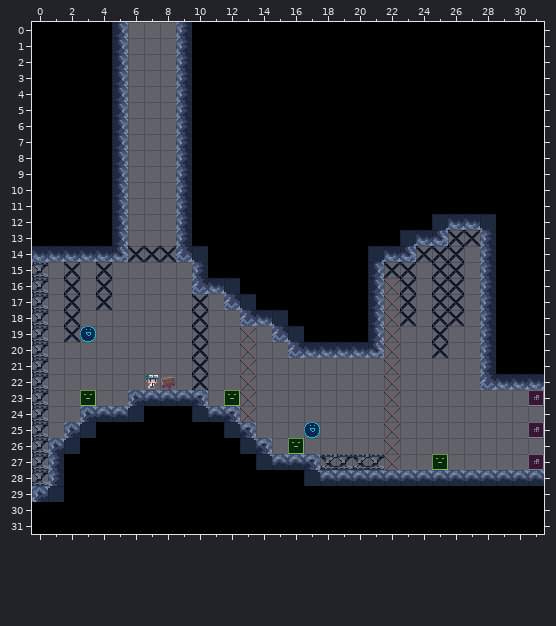
A Tiled map (JSON) gets an edit: src/resource/map/stage1.json. The picture above was drawn from the file before the commit.
Cells are 16x16 px. Shown: x 0..31, y 0..31.
The same view after the edit:
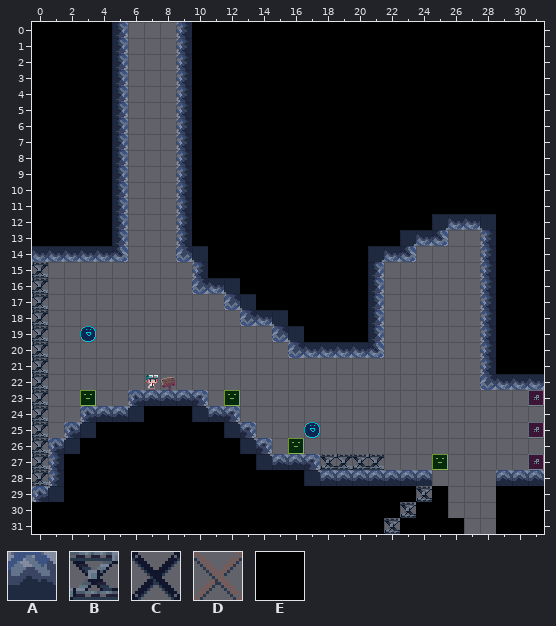
Key: from "BackGround": A 53, B 73, C 76, D 77, E 79.
_ is an empty cell.
Edits made:
{"where": "layer \"Entity\""}
{"y":13,"x":26,"old":"CC","new":"__"}
{"y":14,"x":6,"old":"CCC","new":"___"}
{"y":14,"x":24,"old":"CCC","new":"___"}
{"y":15,"x":2,"old":"C","new":"_"}
{"y":15,"x":4,"old":"C","new":"_"}
{"y":15,"x":22,"old":"CC","new":"__"}
{"y":15,"x":25,"old":"CC","new":"__"}
{"y":16,"x":2,"old":"C","new":"_"}
{"y":16,"x":4,"old":"C","new":"_"}
{"y":16,"x":22,"old":"DC","new":"__"}
{"y":16,"x":25,"old":"CC","new":"__"}
{"y":17,"x":2,"old":"C","new":"_"}
{"y":17,"x":4,"old":"C","new":"_"}
{"y":17,"x":10,"old":"C","new":"_"}
{"y":17,"x":22,"old":"DC","new":"__"}
{"y":17,"x":25,"old":"CC","new":"__"}
{"y":18,"x":2,"old":"C","new":"_"}
{"y":18,"x":10,"old":"C","new":"_"}
{"y":18,"x":22,"old":"DC","new":"__"}
{"y":18,"x":25,"old":"CC","new":"__"}
{"y":19,"x":2,"old":"C","new":"_"}
{"y":19,"x":10,"old":"C","new":"_"}
{"y":19,"x":13,"old":"D","new":"_"}
{"y":19,"x":22,"old":"D","new":"_"}
{"y":19,"x":25,"old":"C","new":"_"}
{"y":20,"x":10,"old":"C","new":"_"}
{"y":20,"x":13,"old":"D","new":"_"}
{"y":20,"x":22,"old":"D","new":"_"}
{"y":20,"x":25,"old":"C","new":"_"}
{"y":21,"x":10,"old":"C","new":"_"}
{"y":21,"x":13,"old":"D","new":"_"}
{"y":21,"x":22,"old":"D","new":"_"}
{"y":22,"x":10,"old":"C","new":"_"}
{"y":22,"x":13,"old":"D","new":"_"}
{"y":22,"x":22,"old":"D","new":"_"}
{"y":23,"x":13,"old":"D","new":"_"}
{"y":23,"x":22,"old":"D","new":"_"}
{"y":24,"x":13,"old":"D","new":"_"}
{"y":24,"x":22,"old":"D","new":"_"}
{"y":25,"x":22,"old":"D","new":"_"}
{"y":26,"x":22,"old":"D","new":"_"}
{"y":27,"x":22,"old":"D","new":"_"}
{"y":28,"x":25,"old":"AAAA","new":"____"}
{"y":29,"x":24,"old":"E","new":"B"}
{"y":29,"x":26,"old":"EEE","new":"___"}
{"y":30,"x":23,"old":"E","new":"B"}
{"y":30,"x":26,"old":"EEE","new":"___"}
{"y":31,"x":22,"old":"E","new":"B"}
{"y":31,"x":27,"old":"EE","new":"__"}
{"label":"removed","picture_box":[384,230,480,470]}
{"label":"removed","picture_box":[128,246,176,262]}
{"label":"removed","picture_box":[64,262,80,342]}
{"label":"removed","picture_box":[96,262,112,310]}
{"label":"removed","picture_box":[192,294,208,390]}
{"label":"removed","picture_box":[240,326,256,422]}
{"label":"changed","picture_box":[384,470,496,534]}
